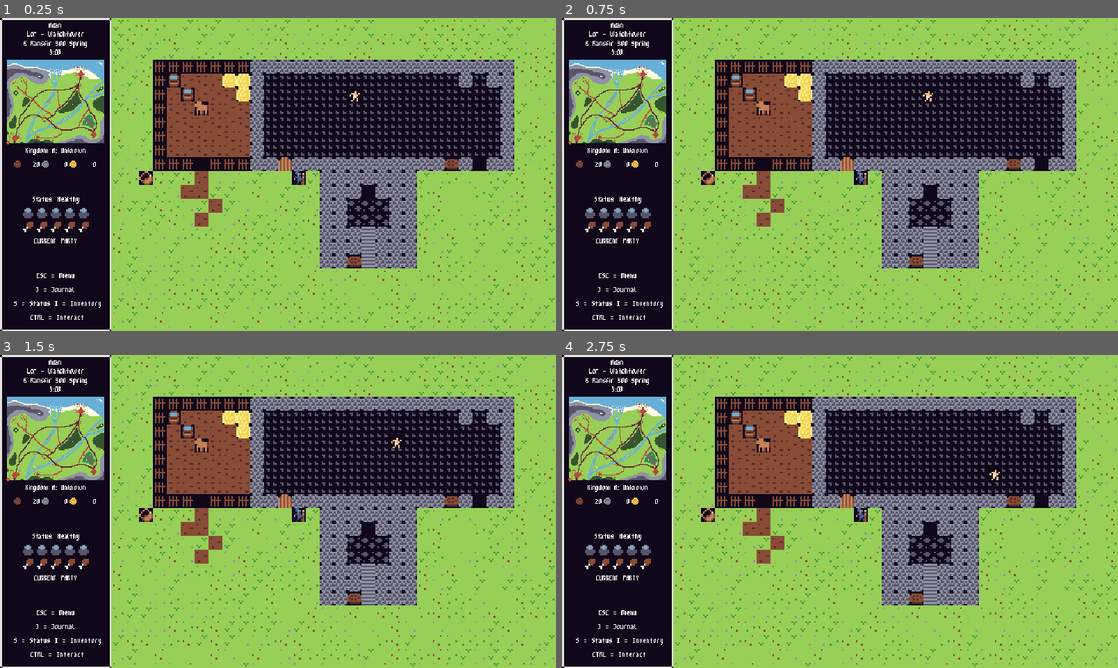
Above: before the commit, frames 1-4 (two rows, left to right).
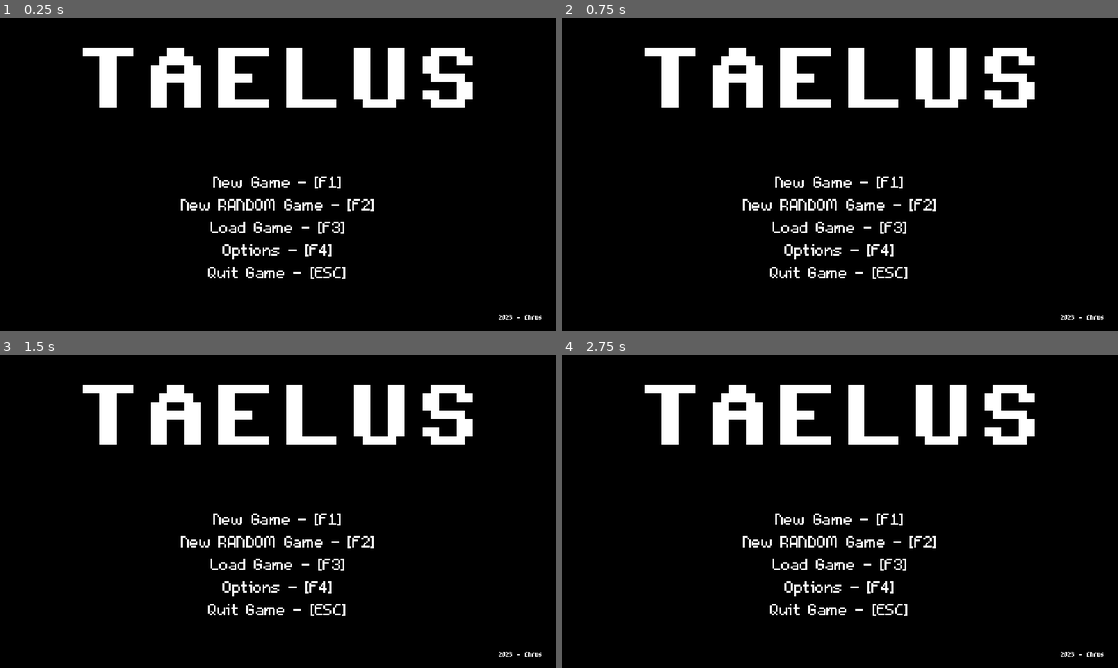
Above: after the commit, the same moments.

Repository: ChrisGlenn/Taelus
Game: Godot game, scene res://Scenes/Gameplay/MainMenu/main_menu.tscn
The game is run twice, just before and just after one commit, with the same random seed, the same clock (stepped at 60 frames per second) and the same inputs. Before the commit the project starts from res://Scenes/Cells/Region-Lor/L00x48/lor_00x_48.tscn.
Inputs:
- Up to frame 1 (0.25 s): no input
- Up to frame 2 (0.75 s): tap Enter (tae_enter) at 0.5 s; hold Right (tae_right) from 0.53 s (still down); tap Ctrl (tae_mode) at 0.6 s
- Up to frame 3 (1.5 s): tap S (tae_s) at 0.8, 1.35 s; tap Space (tae_select) at 1.25 s; release Right (tae_right) at 1.28 s; hold Down (tae_down) from 1.28 s (still down)
- Up to frame 4 (2.75 s): tap Space (tae_select) at 1.55, 2.1 s; tap Enter (tae_enter) at 2 s; release Down (tae_down) at 2.03 s; hold Right (tae_right) from 2.03 s (still down); tap Ctrl (tae_mode) at 2.3 s

The runs differ from the first frame. In frame 1, 100% of the frame differs, in the area x 0-100%, y 0-100%; in frame 2, 100%; in frame 3, 100%; in frame 4, 100%.

Commit message:
1/25/2024 AFTERNOON

Diff:
--- a/JSON/System/items.json
+++ b/JSON/System/items.json
@@ -1,5 +1,6 @@
 [
 	{"item": 0},
 	{"item": 1,"control": "sel_drink","name": "WATERSKIN","desc": "A waterskin made of leather.","amnt": 5,"max_amnt": 5,"min_amnt": -4,"weight": 0.2,"type": "CONSUME","func_one": [1,50.0],"func_two": [0],"func_three": [0]},
-	{"item": 2,"control": "sel_eat","name": "RATION","desc": "A bowl of food.","amnt": 1,"max_amnt": 99,"min_amnt": 0,"weight": 0.5,"type": "CONSUME","func_one": [1,30.0],"func_two": [0],"func_three": [0]}
+	{"item": 2,"control": "sel_eat","name": "RATION","desc": "A bowl of food.","amnt": 1,"max_amnt": 99,"min_amnt": 0,"weight": 0.5,"type": "CONSUME","func_one": [1,30.0],"func_two": [0],"func_three": [0]},
+	{"item": 101,"control": "sel_equip","name": "BLUE CLOTHES","desc": "Some basic blue clothing.","amnt": 1,"max_amnt": 1,"min_amnt": 0,"weight": 1.5,"type": "EQUIP","func_one": [],"func_two": [],"func_three": []}
 ]
--- a/Scenes/Cells/Region-Lor/L00x48/lor_00x_48.tscn
+++ b/Scenes/Cells/Region-Lor/L00x48/lor_00x_48.tscn
@@ -66,6 +66,12 @@
 item_desc = "A waterskin made of leather."
 function_one = [1, 50.5]
 
+[node name="PickUp2" parent="Items" instance=ExtResource("9_7wgv5")]
+position = Vector2(320, 64)
+TITLE = "CLOTHING"
+DESCRIPTION = "Some basic blue clothing."
+HUD_CTRL_MODE = "pick_up"
+
 [node name="NPCs" type="Node" parent="."]
 
 [node name="LorGuard" parent="NPCs" instance=ExtResource("11_p4mc6")]
--- a/Scenes/UI/HUD/hud.gd
+++ b/Scenes/UI/HUD/hud.gd
@@ -129,19 +129,22 @@
 		if Input.is_action_just_pressed("tae_select"):
 			# FIRST FUNCTION
 			# check what kind of item is in the inventory then run the first function feeding in parameters as needed
-			if Globals.player["inventory"][inv_cursor_pos]["type"] == "CONSUME":
-				if Globals.player["inventory"][inv_cursor_pos]["amnt"] > 0:
-					Functions.inv_func(Globals.player["inventory"][inv_cursor_pos]["func_one"][0], Globals.player["inventory"][inv_cursor_pos]["func_one"][1])
-					Globals.player["inventory"][inv_cursor_pos]["amnt"] -= 1
-					if Globals.player["inventory"][inv_cursor_pos]["min_amnt"] == 0 and Globals.player["inventory"][inv_cursor_pos]["amnt"] == 0:
-						Globals.player["inventory"].remove_at(inv_cursor_pos)
-				else:
-					Functions.message(str(Globals.player["inventory"][inv_cursor_pos]["name"], " is empty."))
-			elif Globals.player["inventory"][inv_cursor_pos]["type"] == "EQUIP":
-				print("INVENTORY EQUIP")
+			if Globals.player["inventory"].size() > 0:
+				if Globals.player["inventory"][inv_cursor_pos]["type"] == "CONSUME":
+					if Globals.player["inventory"][inv_cursor_pos]["amnt"] > 0:
+						Functions.inv_func(Globals.player["inventory"][inv_cursor_pos]["func_one"][0], Globals.player["inventory"][inv_cursor_pos]["func_one"][1])
+						Globals.player["inventory"][inv_cursor_pos]["amnt"] -= 1
+						if Globals.player["inventory"][inv_cursor_pos]["min_amnt"] == 0 and Globals.player["inventory"][inv_cursor_pos]["amnt"] == 0:
+							Globals.player["inventory"].remove_at(inv_cursor_pos)
+					else:
+						Functions.message(str(Globals.player["inventory"][inv_cursor_pos]["name"], " is empty."))
+				elif Globals.player["inventory"][inv_cursor_pos]["type"] == "EQUIP":
+					print("INVENTORY EQUIP")
 		if Input.is_action_just_pressed("tae_mode"):
 			# SECOND FUNCTION
-			Functions.inv_func(Globals.player["inventory"][inv_cursor_pos]["func_two"][0], inv_cursor_pos)
+			# check what kind of item is in the inventory then run the first function feeding in parameters as needed
+			if Globals.player["inventory"].size() > 0:
+				Functions.inv_func(Globals.player["inventory"][inv_cursor_pos]["func_two"][0], inv_cursor_pos)
 		# MENU INPUT
 		if Input.is_action_just_pressed("tae_cancel"):
 			Globals.can_play = true # return player control
--- a/Scripts/Functions.gd
+++ b/Scripts/Functions.gd
@@ -26,7 +26,7 @@
 	match func_num:
 		0:
 			# null
-			print("ERROR: No function set for inventory item")
+			print("ERROR: FUNCTION IS 0(NULL) IN INV_FUC FOR THIS ITEM")
 		1:
 			# drink water
 			drink_water(arg_one)
@@ -39,6 +39,9 @@
 		4:
 			# empty container
 			empty_container(arg_one)
+		5:
+			# destroy object
+			print("DESTROY INVENTORY OBJECT GOES HERE")
 
 # eating/drinking
 func drink_water(quench): # (quench, risk, use)
--- a/Scripts/Globals.gd
+++ b/Scripts/Globals.gd
@@ -8,7 +8,7 @@
 var new_scene_player_set = false # if true then the player will reset self based on origin coords
 var new_scene_player_origin = Vector2(0,0) # where the player spawns in a new scene
 var movement_speed = 76 # global movement speed
-var items = [{"item": 0},{"item": 1,"control": "sel_drink"," …(346 unchanged characters)… 30.0],"func_two": [0],"func_three": [0]}] # the inventory for the game that will be loaded upon loading game MAY BE SET ALREADY FOR TESTING
+var items = [{"item": 0},{"item": 1,"control": "sel_drink"," …(346 unchanged characters)… 30.0],"func_two": [0],"func_three": [0]},{"item": 101,"control": "sel_equip","name": "BLUE CLOTHES","desc": "Some basic blue clothing.","amnt": 1,"max_amnt": 1,"min_amnt": 0,"weight": 1.5,"type": "EQUIP","func_one": [],"func_two": [],"func_three": []}] # the inventory for the game that will be loaded upon loading game MAY BE SET ALREADY FOR TESTING
 var placed_ = [] # items, ect already placed in the game to stop double spawning
 
 # GAMEPLAY
--- a/project.godot
+++ b/project.godot
@@ -11,11 +11,11 @@
 [application]
 
 config/name="Taelus"
-config/description="Open world fantasy RPG/Survival Sim.
+config/description="Open world low-fantasy RPG/Survival Sim.
 
 VI VII IX IV"
 config/version="0.0.1"
-run/main_scene="res://Scenes/Cells/Region-Lor/L00x48/lor_00x_48.tscn"
+run/main_scene="res://Scenes/Gameplay/MainMenu/main_menu.tscn"
 config/features=PackedStringArray("4.2", "GL Compatibility")
 config/icon="res://icon.png"
 
